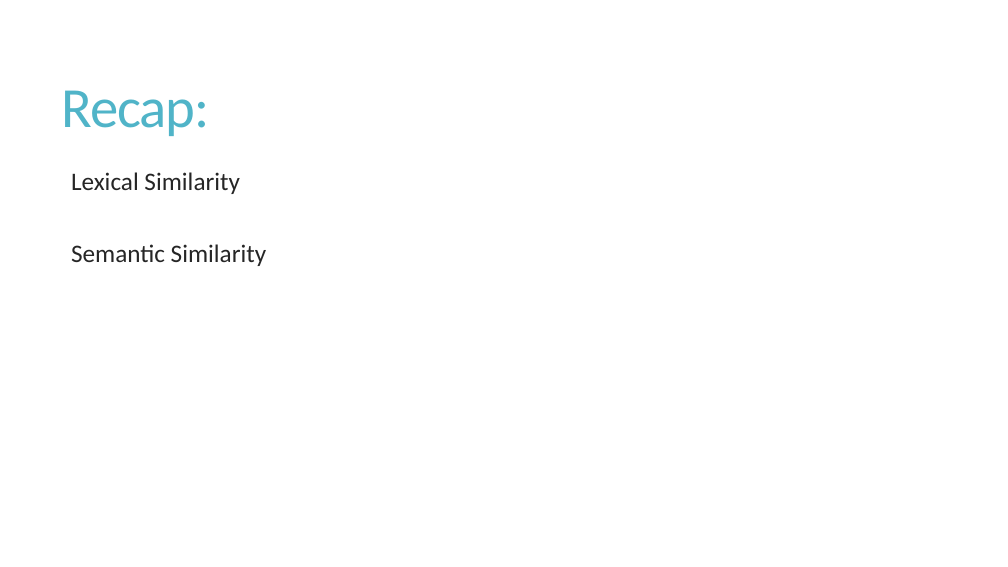
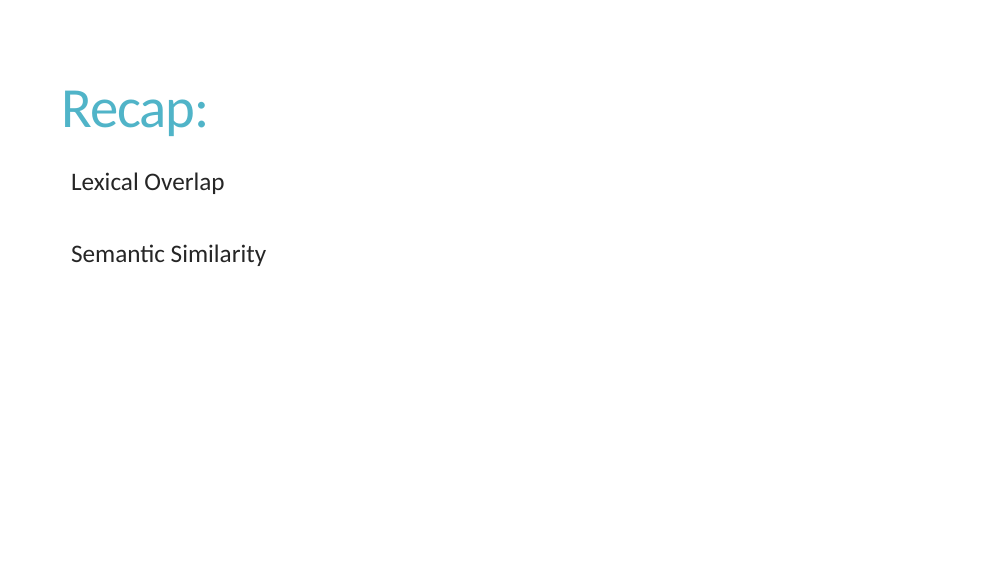
Before and after one commit to cchen23/AI4ALL_NLP, a slide deck: slide 3 of Slides/Day12_NLP_FNCFinal.pptx. Drawn at 1008x567 pixels with LibreOffice and Linux fonts; fonts in the diff are those of the drawing. Boxes give left, top, right and bottom in pixels: in the first picture for what was removed or moved away, otherwise in the second. Text is boxed around its words. In the diff, an @@ line names an element or a change of style, - is before the commit and + after.

Commit message:
Updated slides

```diff
--- a/Slides/Day12_NLP_FNCFinal.pptx
+++ b/Slides/Day12_NLP_FNCFinal.pptx
@@ text at (71, 172, 224, 194): text changed @@
-  Lexical Similarity
+  Lexical Overlap
```
Also in this commit, not shown: 2 other slides changed, 5 slides added, 3 slides removed.
